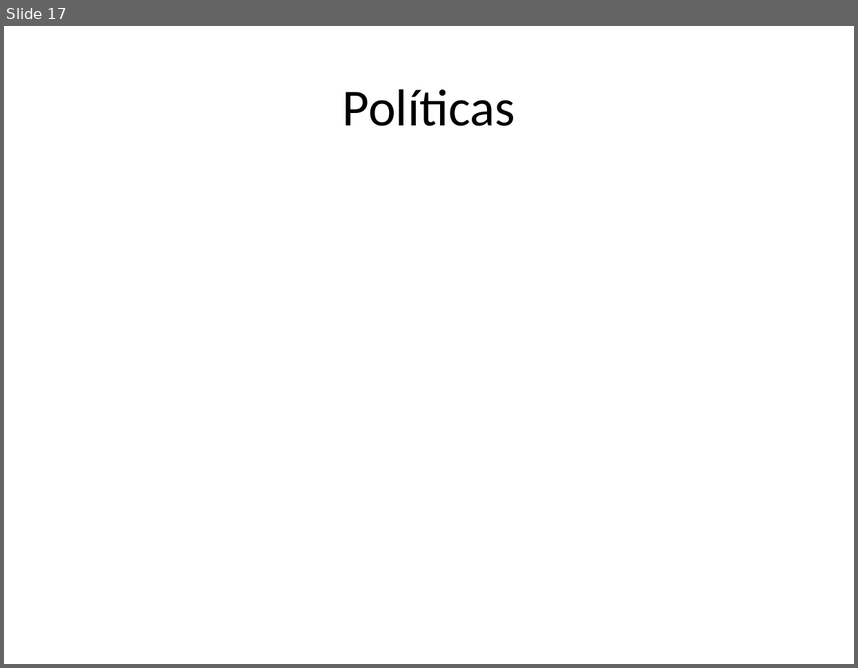
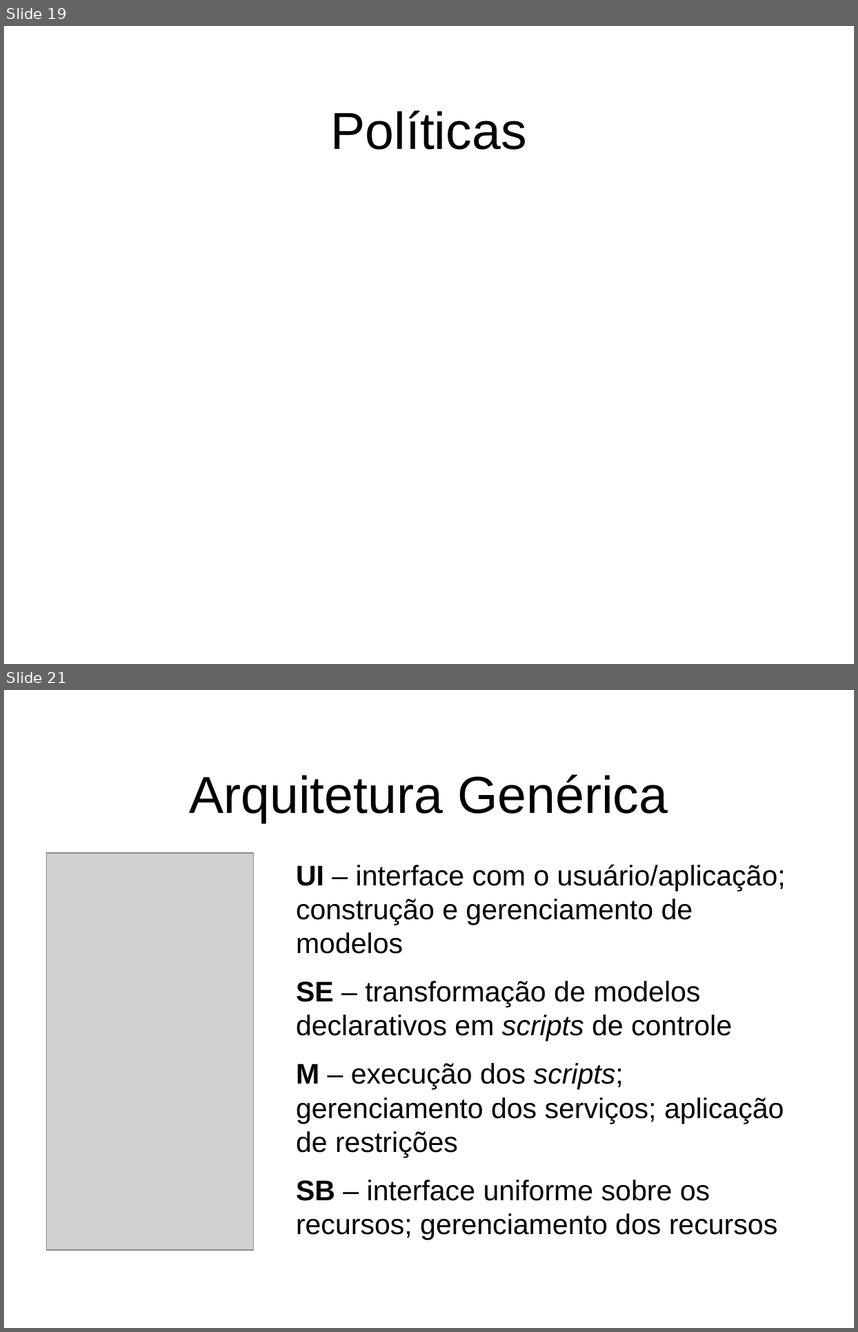
Before and after one commit to gcms/ncb, a slide deck: dissertacao/ApresentacaoGustavo.pptx. Shown one above the other, each under a label of ours: slide 17 before the commit, slides 19 and 21 after it; the slides between them are not shown. The pictures are 858x668 and 858x1332 pixels, drawn with LibreOffice and Linux fonts; fonts in the diff are those of the drawing; grey boxes stand for pictures; background and template pictures are left out. Boxes give left, top, right and bottom in pixels: in the first picture for what was removed or moved away, otherwise in the second. Text is boxed around its words. In the diff, an @@ line names an element or a change of style, - is before the commit and + after.

```diff
--- a/dissertacao/ApresentacaoGustavo.pptx
+++ b/dissertacao/ApresentacaoGustavo.pptx
@@ slide 21 added at box(4, 690, 854, 1328), background picture (left out) @@
@@ title added at box(189, 774, 668, 823), 44 pt, text #000000 @@
+Arquitetura Genérica
@@ picture added at box(47, 854, 253, 1250) @@
@@ text added at box(296, 864, 786, 1239), 24 pt, text #000000 @@
+UI – interface com o usuário/aplicação; construção e gerenciamento de modelos
+SE – transformação de modelos declarativos em scripts de controle
+M – execução dos scripts; gerenciamento dos serviços; aplicação de restrições
+SB – interface uniforme sobre os recursos; gerenciamento dos recursos
@@ what was slide 17 is now slide 19 @@
@@ slide 19 changed as well @@
@@ title "Políticas": place and size @@
-title "Políticas" at box(343, 89, 515, 126)
+title "Políticas" at box(331, 110, 527, 150)
@@ title "Políticas" at box(331, 110, 527, 150): font Calibri to Arial @@
```
Also in this commit, not shown: 15 other slides changed, 21 other slides added, 1 slide removed, 1 other file.
